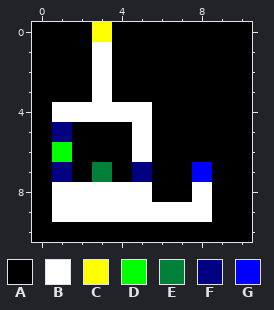
Edited in one commit: pixel-art sprite (Assets/level05.png). That is the earlier state.
The file is 11x11 pixels.
Palette (. is transparent): A #000000  B #ffffff  C #ffff00  D #00ff00  E #008038  F #000080  G #0000ff
Pixels before, first column x 0:
 0 AAACAAAAAAA
 1 AAABAAAAAAA
 2 AAABAAAAAAA
 3 AAABAAAAAAA
 4 ABBBBBAAAAA
 5 AFAAABAAAAA
 6 ADAAABAAAAA
 7 AFAEAFAAGAA
 8 ABBBBBAABAA
 9 ABBBBBBBBAA
10 AAAAAAAAAAA
The result:
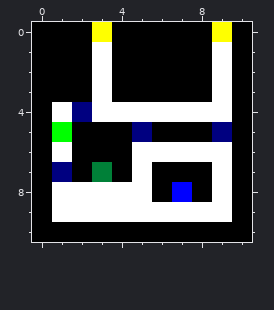
Changes in this commit:
Changed rows in their new state; - is an unchanged pixel.
first column x 1:
 0 --------C
 1 --------B
 2 --------B
 3 --------B
 4 -F---BBBB
 5 D---F---F
 6 B----BBBB
 7 ----B--AB
 8 ------GAB
 9 --------B
Where, in picture pixels (left, top, right, bottom), the same in both pictures:
changed: (52, 22, 232, 222)
